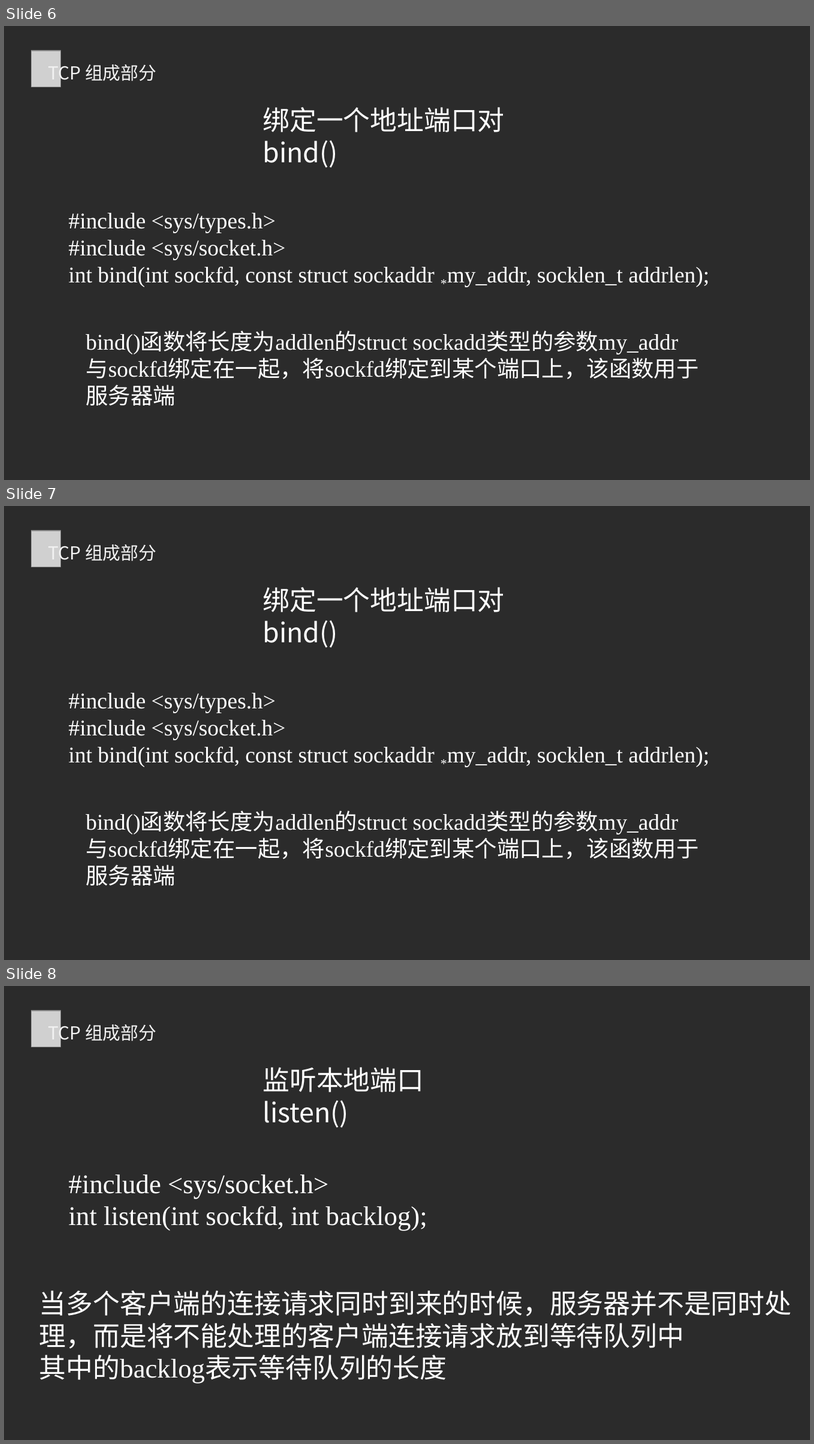
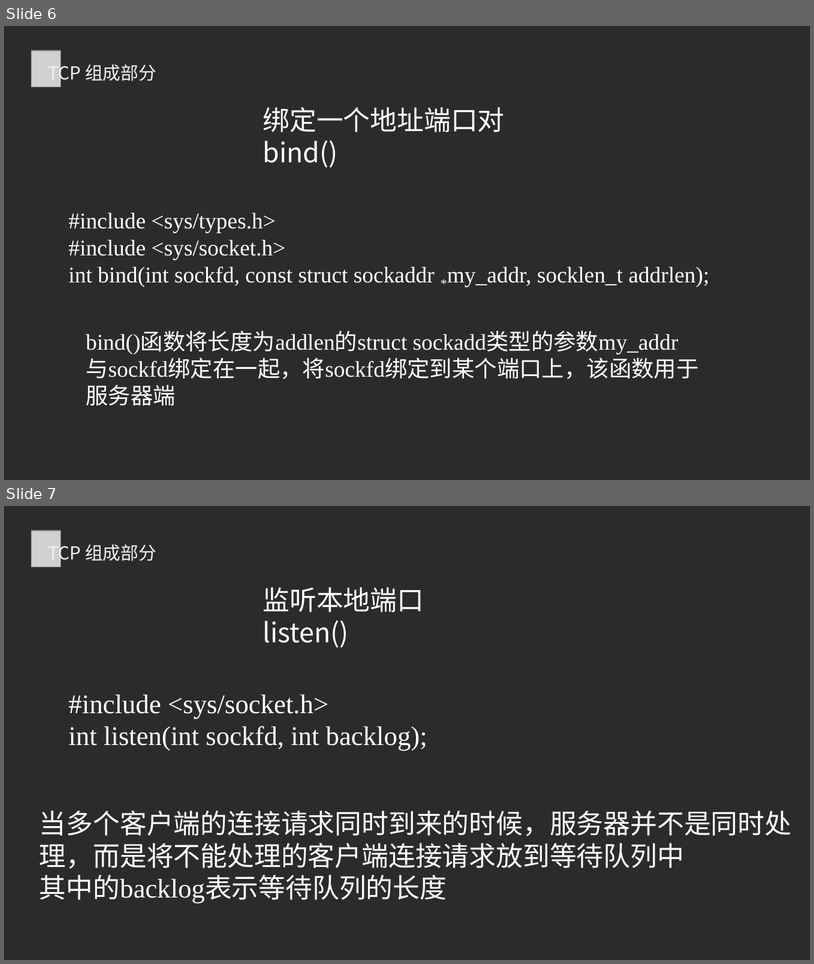
Before and after one commit to QFP-ZJT/QFP-ZJT.github.io, a slide deck: download/TCP实现点对点通讯.pptx. Shown one above the other, each under a label of ours: slides 6, 7 and 8 before the commit, slides 6 and 7 after it. The pictures are 814x1444 and 814x964 pixels, drawn with LibreOffice and Linux fonts; fonts in the diff are those of the drawing; grey boxes stand for pictures; background and template pictures are left out; a plain dark background stands for a picture behind light text. Boxes give left, top, right and bottom in pixels: in the first picture for what was removed or moved away, otherwise in the second. Text is boxed around its words. In the diff, an @@ line names an element or a change of style, - is before the commit and + after.

```diff
--- a/download/TCP实现点对点通讯.pptx
+++ b/download/TCP实现点对点通讯.pptx
@@ slide 7 removed at bbox=[4, 506, 810, 960], background picture (left out) @@
@@ picture removed at bbox=[32, 530, 60, 567] @@
@@ text removed at bbox=[48, 541, 156, 564] @@
-TCP 组成部分
@@ text removed at bbox=[263, 587, 504, 612] @@
-绑定一个地址端口对bind()
@@ text removed at bbox=[69, 693, 710, 766] @@
-#include <sys/types.h>
-#include <sys/socket.h>
-int bind(int sockfd, const struct sockaddr *my_addr, socklen_t addrlen);
@@ text removed at bbox=[86, 813, 699, 885] @@
-bind()函数将长度为addlen的struct sockadd类型的参数my_addr与sockfd绑定在一起，将sockfd绑定到某个端口上，该函数用于服务器端
@@ what was slide 8 is now slide 7 @@
```
Also in this commit, not shown: 2 slides changed, 1 slide added, 1 other file.
